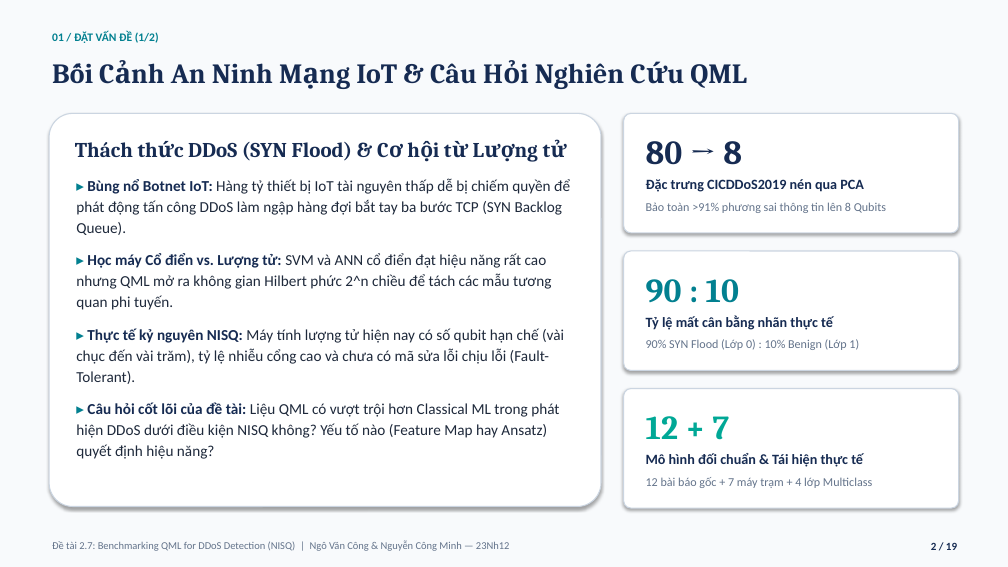
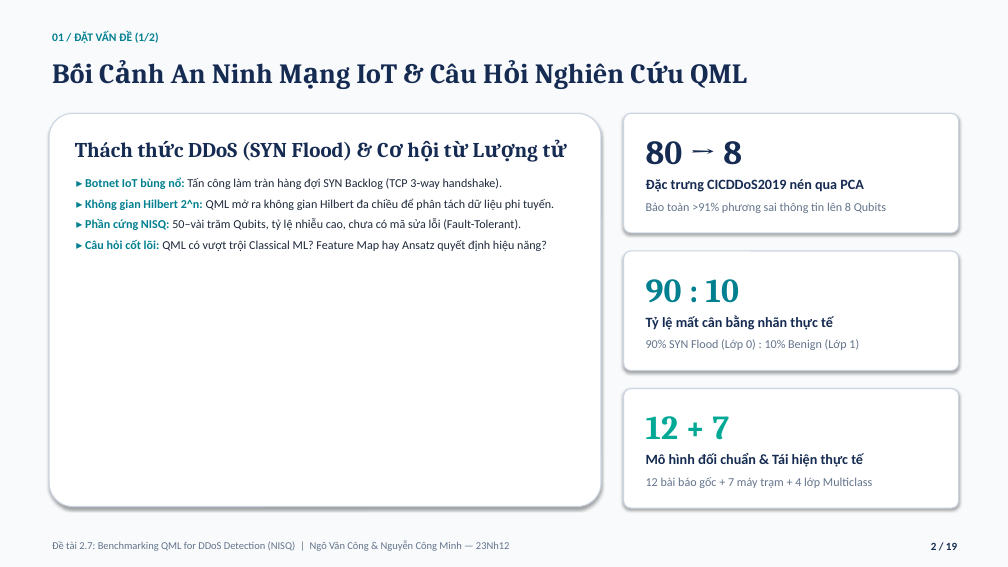
Before and after one commit to vcongggggg/qml-ddos, a slide deck: slide 2 of SLIDE_BAO_CAO_CUOI_KY_MHMM_DeTai_2_7_QML_DDoS_Cong_Minh.pptx. Drawn at 1008x567 pixels with LibreOffice and Linux fonts; fonts in the diff are those of the drawing. Boxes give left, top, right and bottom in pixels: in the first picture for what was removed or moved away, otherwise in the second. Text is boxed around its words. In the diff, an @@ line names an element or a change of style, - is before the commit and + after.

```diff
--- a/SLIDE_BAO_CAO_CUOI_KY_MHMM_DeTai_2_7_QML_DDoS_Cong_Minh.pptx
+++ b/SLIDE_BAO_CAO_CUOI_KY_MHMM_DeTai_2_7_QML_DDoS_Cong_Minh.pptx
@@ text at [85,177,554,251]: text changed; size 14.5 to 11.5 pt @@
-▸ Bùng nổ Botnet IoT: Hàng tỷ thiết bị IoT tài nguyên thấp dễ bị chiếm quyền để phát động tấn công DDoS làm ngập hàng đợi bắt tay ba bước TCP (SYN Backlog Queue).
-▸ Học máy Cổ điển vs. Lượng tử: SVM và ANN cổ điển đạt hiệu năng rất cao nhưng QML mở ra không gian Hilbert phức 2^n chiều để tách các mẫu tương quan phi tuyến.
-▸ Thực tế kỷ nguyên NISQ: Máy tính lượng tử hiện nay có số qubit hạn chế (vài chục đến vài trăm), tỷ lệ nhiễu cổng cao và chưa có mã sửa lỗi chịu lỗi (Fault-Tolerant).
-▸ Câu hỏi cốt lõi của đề tài: Liệu QML có vượt trội hơn Classical ML trong phát hiện DDoS dưới điều kiện NISQ không? Yếu tố nào (Feature Map hay Ansatz) quyết định hiệu năng?
+▸ Botnet IoT bùng nổ: Tấn công làm tràn hàng đợi SYN Backlog (TCP 3-way handshake).
+▸ Không gian Hilbert 2^n: QML mở ra không gian Hilbert đa chiều để phân tách dữ liệu phi tuyến.
+▸ Phần cứng NISQ: 50–vài trăm Qubits, tỷ lệ nhiễu cao, chưa có mã sửa lỗi (Fault-Tolerant).
+▸ Câu hỏi cốt lõi: QML có vượt trội Classical ML? Feature Map hay Ansatz quyết định hiệu năng?
```
Also in this commit, not shown: 7 other slides changed, 3 other files.
